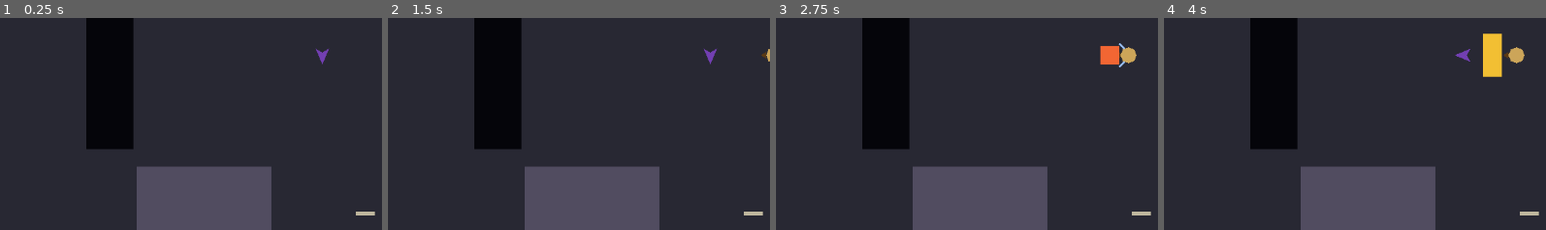
Above: before the commit, frames 1-4 (left to right).
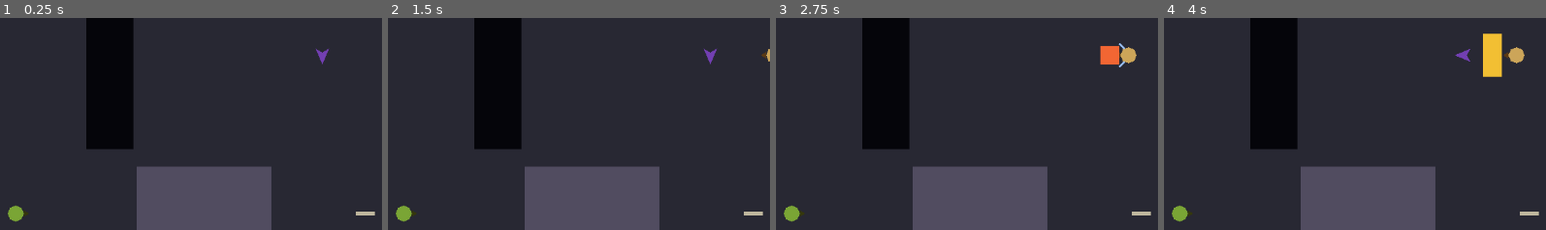
Above: after the commit, the same moments.

Repository: KrisUni/the-shattering
Game: Godot game, scene res://scenes/test_room.tscn
The game is run twice, just before and just after one commit, with the same random seed, the same clock (stepped at 60 frames per second) and the same inputs. Sound files missing from this copy of the repository are replaced by a short silence.
Inputs (mouse positions are % of the whole screen's width and height, from its top left):
- Up to frame 1 (0.25 s): no input
- Up to frame 2 (1.5 s): tap Enter at 0.5 s; move the mouse to (72, 45) at 0.52 s; hold D (move_right) 0.53-1.25 s; hold Right mouse button (attack_heavy) 0.53-1.25 s; tap F (jump) at 0.77, 1.07 s; click (72, 45) at 0.8 s; drag from (30, 55) to (35, 84) at 1.27 s
- Up to frame 3 (2.75 s): move the mouse to (60, 27) at 2.02 s; hold D (move_right) from 2.03 s (still down); hold Shift (block) from 2.03 s (still down); tap Space (roll) at 2.3 s
- Up to frame 4 (4 s): release D (move_right) at 2.75 s; release Shift (block) at 2.75 s; drag from (45, 70) to (52, 50) at 2.77 s; tap Space (roll) at 3.5 s; move the mouse to (80, 65) at 3.52 s; hold A (move_left) from 3.53 s (still down); hold Right mouse button (attack_heavy) from 3.53 s (still down); tap F (jump) at 3.6, 3.77 s
The pictures show only the part of the screen within x 8-58%, y 41-91%; the shares and areas given below are measured in that part.

The runs differ from the first frame. In frame 1, 0.3% of the frame differs, in the area x 2-8%, y 88-97%; in frame 2, 0.3%; in frame 3, 0.3%; in frame 4, 0.3%.

Commit message:
Add Noise and Sound hunters (#16)
Co-Authored-By: Claude Sonnet 5.5 <noreply@anthropic.com>
Claude-Session: https://claude.ai/code/session_01YRkCmsdvKeHdzHRz4dTRFM

Diff:
--- a/data/player_tuning.tres
+++ b/data/player_tuning.tres
@@ -39,3 +39,6 @@
 drop_hold_time = 0.5
 pickup_reach = 32.0
 death_pause = 2.0
+noise_sprint_radius = 160.0
+noise_roll_radius = 200.0
+noise_attack_radius = 260.0
--- /dev/null
+++ b/data/sound_hunter.tres
@@ -0,0 +1,50 @@
+[gd_resource type="Resource" script_class="EnemyTuning" format=3]
+
+[ext_resource type="Script" path="res://scripts/tuning/enemy_tuning.gd" id="1_tuning"]
+[ext_resource type="Script" path="res://scripts/tuning/attack_data.gd" id="2_attack"]
+
+[sub_resource type="Resource" id="Resource_attack"]
+script = ExtResource("2_attack")
+startup_frames = 30
+active_frames = 6
+recovery_frames = 40
+damage = 15.0
+
+[sub_resource type="Resource" id="Resource_low_attack"]
+script = ExtResource("2_attack")
+startup_frames = 24
+active_frames = 8
+recovery_frames = 36
+damage = 12.0
+
+[sub_resource type="Resource" id="Resource_unblockable_attack"]
+script = ExtResource("2_attack")
+startup_frames = 50
+active_frames = 6
+recovery_frames = 40
+damage = 35.0
+
+[resource]
+script = ExtResource("1_tuning")
+experience = 50
+health_maximum = 120.0
+move_speed = 70.0
+sight_arc_degrees = 90.0
+sight_length_full = 220.0
+sight_length_dark = 80.0
+attack_range = 40.0
+attack_reach = 42.0
+attack_pattern = Array[int]([0, 1, 0, 2])
+attack = SubResource("Resource_attack")
+low_attack_reach = 50.0
+low_attack = SubResource("Resource_low_attack")
+unblockable_attack_reach = 46.0
+unblockable_attack = SubResource("Resource_unblockable_attack")
+unblockable_flash_frames = 8
+stagger_capacity = 100.0
+stagger_drain_rate = 20.0
+stagger_drain_pause = 2.0
+break_frames = 120
+front_arc_degrees = 180.0
+behind_stagger = 15.0
+sound_hunter = true
--- a/scenes/almos/almos.gd
+++ b/scenes/almos/almos.gd
@@ -46,6 +46,23 @@
 var rolling: bool:
 	get:
 		return _state == State.ROLLING
+
+## How far from him, in pixels, a Sound hunter hears him in this physics frame: the largest of the
+## radii of what he is doing, 0 when he walks, stands, Blocks or Jumps with no attack. Sprinting,
+## a Roll and any attack under way (a swing, a Heavy attack charge, a Jump attack, a Critical hit)
+## each make Noise.
+var noise_radius: float:
+	get:
+		if _dead:
+			return 0.0
+		var radius := 0.0
+		if sprinting:
+			radius = maxf(radius, tuning.noise_sprint_radius)
+		if rolling:
+			radius = maxf(radius, tuning.noise_roll_radius)
+		if _attacks.committed:
+			radius = maxf(radius, tuning.noise_attack_radius)
+		return radius
 
 ## Whether Almos is sprinting.
 var sprinting: bool:
--- a/scenes/enemies/training_enemy.gd
+++ b/scenes/enemies/training_enemy.gd
@@ -19,6 +19,9 @@
 
 # What it is tinted while it is broken, so that the player can see it is open. Also a look.
 const BREAK_TINT := Color(0.4, 0.6, 1.0)
+
+# What a Sound hunter is tinted at rest, so that it can be told from the others. A look.
+const SOUND_HUNTER_TINT := Color(0.6, 1.0, 0.6)
 
 # The collision mask of the walls, which block its Sight: the "walls" layer, the first.
 const WALL_MASK := 1
@@ -157,7 +160,7 @@
 func _physics_process(_delta: float) -> void:
 	if not is_instance_valid(target):
 		return
-	if not _noticed and not _dead and _target_in_sight():
+	if not _noticed and not _dead and _target_noticed():
 		_noticed = true
 	# The Break runs for break_frames physics frames; it is free in the frame after the last.
 	if _broken and Engine.get_physics_frames() >= _break_end_frame:
@@ -180,6 +183,19 @@
 
 func _to_target() -> Vector2:
 	return target.global_position - global_position
+
+
+# Whether it notices the target now: a Sound hunter by the Noise he makes, any other enemy by Sight.
+func _target_noticed() -> bool:
+	if tuning.sound_hunter:
+		return _target_in_earshot()
+	return _target_in_sight()
+
+
+# Whether the target makes Noise that reaches it now, through walls.
+func _target_in_earshot() -> bool:
+	var radius: Variant = target.get(&"noise_radius")
+	return radius != null and float(radius) > 0.0 and _to_target().length() <= float(radius)
 
 
 # Whether the target is in its Sight now: inside the cone, as long as the light at the target
@@ -245,7 +261,7 @@
 	elif winding_up:
 		modulate = _wind_up_tint()
 	else:
-		modulate = Color.WHITE
+		modulate = SOUND_HUNTER_TINT if tuning.sound_hunter else Color.WHITE
 
 
 # The tint of the wind-up of the attack it is making: an Unblockable attack's flashes white
--- a/scenes/test_room.tscn
+++ b/scenes/test_room.tscn
@@ -5,6 +5,7 @@
 [ext_resource type="Script" path="res://scenes/hud/health_bar.gd" id="3_health_bar"]
 [ext_resource type="Script" path="res://scenes/test_room.gd" id="4_room"]
 [ext_resource type="PackedScene" path="res://scenes/enemies/training_enemy.tscn" id="5_enemy"]
+[ext_resource type="Resource" path="res://data/sound_hunter.tres" id="18_sound_hunter"]
 [ext_resource type="PackedScene" path="res://scenes/world/gap.tscn" id="6_gap"]
 [ext_resource type="PackedScene" path="res://scenes/world/ledge.tscn" id="7_ledge"]
 [ext_resource type="Script" path="res://scenes/hud/experience_label.gd" id="8_experience_label"]
@@ -113,6 +114,12 @@
 target = NodePath("../Almos")
 post_facing = Vector2(-1, 0)
 
+[node name="SoundHunter" parent="." node_paths=PackedStringArray("target") instance=ExtResource("5_enemy")]
+position = Vector2(120, 560)
+tuning = ExtResource("18_sound_hunter")
+target = NodePath("../Almos")
+post_facing = Vector2(1, 0)
+
 [node name="Hud" type="CanvasLayer" parent="."]
 
 [node name="StaminaBar" type="ProgressBar" parent="Hud" node_paths=PackedStringArray("stamina")]
--- a/scripts/tuning/enemy_tuning.gd
+++ b/scripts/tuning/enemy_tuning.gd
@@ -38,6 +38,10 @@
 ## How far, in pixels, its Sight reaches when Almos stands in the dark (a light value of 0). It
 ## is no longer than sight_length_full; in between, the length follows the light value.
 @export var sight_length_dark: float
+
+## Whether it is a Sound hunter: it notices Almos by the Noise he makes, and never by Sight.
+## Any other enemy ignores Noise.
+@export var sound_hunter := false
 
 ## How close to its target, in pixels, it stops walking and attacks.
 @export var attack_range: float
--- a/scripts/tuning/player_tuning.gd
+++ b/scripts/tuning/player_tuning.gd
@@ -133,3 +133,14 @@
 ## last Checkpoint. He takes no input and cannot be hit all that time. A time that is not a
 ## whole number of physics frames lasts until the next whole frame.
 @export var death_pause: float
+
+## How far from Almos, in pixels, a Sound hunter hears him while he Sprints. Walking, standing,
+## Blocking and a Jump on its own make no Noise.
+@export var noise_sprint_radius: float
+
+## How far, in pixels, a Sound hunter hears him while he Rolls.
+@export var noise_roll_radius: float
+
+## How far, in pixels, a Sound hunter hears him while any attack of his is under way: a swing, a
+## Heavy attack charge, a Jump attack or a Critical hit.
+@export var noise_attack_radius: float
--- /dev/null
+++ b/test/test_almos_noise.gd
@@ -0,0 +1,127 @@
+extends GutTest
+## The Noise Almos makes, read from the real Almos and driven by Input actions: Sprinting,
+## Rolling and any attack of his make Noise of a tuned radius, and walking, standing, Blocking
+## and a Jump on its own make none. Every number is read from the tuning data file.
+
+const AlmosInput := preload("res://test/helpers/almos_input.gd")
+
+# In physics frames. The most a wait for a state may take.
+const WAIT_LIMIT := 120
+const TAP_FRAMES := 3
+
+var _almos_input: AlmosInput
+var _almos
+var _tuning: PlayerTuning
+
+
+func before_each() -> void:
+	await get_tree().process_frame
+	_almos_input = AlmosInput.new(self)
+	_almos = _almos_input.spawn_almos()
+	_tuning = load(AlmosInput.TUNING_PATH) as PlayerTuning
+
+
+func after_each() -> void:
+	_almos_input.release_everything()
+
+
+func test_the_tuned_noise_radii_are_positive() -> void:
+	assert_gt(_tuning.noise_sprint_radius, 0.0)
+	assert_gt(_tuning.noise_roll_radius, 0.0)
+	assert_gt(_tuning.noise_attack_radius, 0.0)
+
+
+func test_standing_makes_no_noise() -> void:
+	await wait_physics_frames(AlmosInput.SETTLE_FRAMES)
+
+	assert_eq(_almos.noise_radius, 0.0)
+
+
+func test_walking_makes_no_noise() -> void:
+	_almos_input.press_action(&"move_right")
+	await wait_physics_frames(AlmosInput.SETTLE_FRAMES)
+
+	assert_gt(_almos.velocity.length(), 0.0, "he should be walking")
+	assert_false(_almos.sprinting)
+	assert_eq(_almos.noise_radius, 0.0)
+
+
+func test_blocking_makes_no_noise() -> void:
+	_almos_input.press_action(&"block")
+	await wait_physics_frames(AlmosInput.SETTLE_FRAMES)
+
+	assert_true(_almos.blocking, "he should be blocking")
+	assert_eq(_almos.noise_radius, 0.0)
+
+
+func test_a_jump_on_its_own_makes_no_noise() -> void:
+	_almos_input.press_action(&"jump")
+	await wait_physics_frames(TAP_FRAMES)
+	_almos_input.release_action(&"jump")
+
+	assert_true(_almos.airborne, "he should be in the air")
+	assert_eq(_almos.noise_radius, 0.0)
+
+
+func test_sprinting_makes_the_sprint_noise() -> void:
+	_almos_input.press_action(&"move_right")
+	_almos_input.press_action(&"roll")
+	await _wait_until(func() -> bool: return _almos.sprinting)
+
+	assert_true(_almos.sprinting, "he should be sprinting")
+	assert_eq(_almos.noise_radius, _tuning.noise_sprint_radius)
+
+
+func test_rolling_makes_the_roll_noise_and_it_ends_with_the_roll() -> void:
+	_almos_input.press_action(&"move_right")
+	_almos_input.press_action(&"roll")
+	await wait_physics_frames(TAP_FRAMES)
+	_almos_input.release_action(&"roll")
+	await wait_physics_frames(AlmosInput.SETTLE_FRAMES)
+	assert_true(_almos.rolling, "he should be rolling")
+	assert_eq(_almos.noise_radius, _tuning.noise_roll_radius)
+
+	_almos_input.release_action(&"move_right")
+	await _wait_until(func() -> bool: return not _almos.rolling)
+	await wait_physics_frames(AlmosInput.SETTLE_FRAMES)
+
+	assert_eq(_almos.noise_radius, 0.0, "once the Roll is over he is silent again")
+
+
+func test_a_swing_makes_the_attack_noise_and_it_ends_with_the_swing() -> void:
+	_almos_input.press_action(&"attack_light")
+	await wait_physics_frames(TAP_FRAMES)
+	_almos_input.release_action(&"attack_light")
+	assert_true(_almos.attacking, "he should be swinging")
+	assert_eq(_almos.noise_radius, _tuning.noise_attack_radius)
+
+	await _wait_until(func() -> bool: return not _almos.attacking)
+
+	assert_eq(_almos.noise_radius, 0.0, "once the swing is over he is silent again")
+
+
+func test_charging_a_heavy_attack_makes_the_attack_noise() -> void:
+	_almos_input.press_action(&"attack_heavy")
+	await wait_physics_frames(AlmosInput.SETTLE_FRAMES)
+
+	assert_true(_almos.charging, "he should be charging")
+	assert_eq(_almos.noise_radius, _tuning.noise_attack_radius)
+
+
+func test_a_jump_attack_makes_the_attack_noise() -> void:
+	_almos_input.press_action(&"jump")
+	await wait_physics_frames(TAP_FRAMES)
+	_almos_input.release_action(&"jump")
+	_almos_input.press_action(&"attack_heavy")
+	await wait_physics_frames(TAP_FRAMES)
+	_almos_input.release_action(&"attack_heavy")
+
+	assert_true(_almos.jump_attacking, "he should be making a Jump attack")
+	assert_eq(_almos.noise_radius, _tuning.noise_attack_radius)
+
+
+func _wait_until(done: Callable) -> void:
+	for i in WAIT_LIMIT:
+		if done.call():
+			return
+		await get_tree().physics_frame
--- a/test/test_death.gd
+++ b/test/test_death.gd
@@ -1199,11 +1199,20 @@
 	add_child_autofree(enemy)
 
 
+# These tests count the enemies the room comes with, which they take to be the one Training
+# enemy, so the Sound hunter placed in the room is taken out before the room starts.
+func _drop_the_sound_hunter(room: Node) -> void:
+	var hunter := room.get_node("SoundHunter")
+	room.remove_child(hunter)
+	hunter.free()
+
+
 # The test room as shipped. The test frees it.
 func _spawn_room() -> Node:
 	var scene := load(TEST_ROOM_PATH) as PackedScene
 	assert_not_null(scene, "the test room scene should load")
 	var room := scene.instantiate()
+	_drop_the_sound_hunter(room)
 	add_child_autofree(room)
 	return room
 
@@ -1216,6 +1225,7 @@
 	assert_not_null(scene, "the test room scene should load")
 	assert_not_null(enemy_scene, "the training enemy scene should load")
 	var room := scene.instantiate()
+	_drop_the_sound_hunter(room)
 	var named := enemy_scene.instantiate()
 	named.name = "NamedEnemy"
 	named.named = true
--- a/test/test_resting.gd
+++ b/test/test_resting.gd
@@ -609,11 +609,20 @@
 	return tuning
 
 
+# These tests count the enemies the room comes with, which they take to be the one Training
+# enemy, so the Sound hunter placed in the room is taken out before the room starts.
+func _drop_the_sound_hunter(room: Node) -> void:
+	var hunter := room.get_node("SoundHunter")
+	room.remove_child(hunter)
+	hunter.free()
+
+
 # The test room as shipped. The test frees it.
 func _spawn_room() -> Node:
 	var scene := load(TEST_ROOM_PATH) as PackedScene
 	assert_not_null(scene, "the test room scene should load")
 	var room := scene.instantiate()
+	_drop_the_sound_hunter(room)
 	add_child_autofree(room)
 	return room
 
@@ -626,6 +635,7 @@
 	assert_not_null(scene, "the test room scene should load")
 	assert_not_null(enemy_scene, "the training enemy scene should load")
 	var room := scene.instantiate()
+	_drop_the_sound_hunter(room)
 	var named := enemy_scene.instantiate()
 	named.name = "NamedEnemy"
 	named.named = true
--- /dev/null
+++ b/test/test_sound_hunter.gd
@@ -0,0 +1,199 @@
+extends GutTest
+## The Sound hunter in the test room with the real Almos and the shipped tuning, driven by Input
+## actions: it notices the Noise Almos makes within the radius of it, through walls, and never
+## notices by Sight; a Sight enemy ignores Noise. Every distance is worked from the tuning.
+
+const AlmosInput := preload("res://test/helpers/almos_input.gd")
+
+const TEST_ROOM_PATH := "res://scenes/test_room.tscn"
+const PLAYER_TUNING_PATH := AlmosInput.TUNING_PATH
+const ENEMY_TUNING_PATH := "res://data/training_enemy.tres"
+const HUNTER_TUNING_PATH := "res://data/sound_hunter.tres"
+# In physics frames. How long a case that should stay unnoticed is watched for.
+const WATCH_FRAMES := 30
+const TAP_FRAMES := 3
+# In pixels. How far past the edge of a radius Almos stands, to be clearly out of it.
+const BEYOND_MARGIN := 40.0
+# In pixels. Where the hunter stands, in the open and clear of the walls.
+const HUNTER_AT := Vector2(700.0, 324.0)
+const WALL_THICKNESS := 8.0
+const WALL_HEIGHT := 200.0
+const FAR_AWAY := Vector2(-10000.0, -10000.0)
+# In pixels. Clearance around the things the hunter must stay clear of in the test room.
+const CLEARANCE := 8.0
+
+var _almos_input: AlmosInput
+var _player: PlayerTuning
+var _hunter_tuning: EnemyTuning
+
+
+func before_each() -> void:
+	await get_tree().process_frame
+	_almos_input = AlmosInput.new(self)
+	_player = load(PLAYER_TUNING_PATH) as PlayerTuning
+	_hunter_tuning = load(HUNTER_TUNING_PATH) as EnemyTuning
+
+
+func after_each() -> void:
+	_almos_input.release_everything()
+
+
+func test_the_sound_hunter_data_is_a_sound_hunter_and_the_training_enemy_is_not() -> void:
+	assert_true(_hunter_tuning.sound_hunter)
+	assert_false((load(ENEMY_TUNING_PATH) as EnemyTuning).sound_hunter)
+
+
+func test_the_test_room_has_a_sound_hunter_clear_of_the_pickups_the_checkpoint_and_the_other_enemys_sight() -> void:
+	var room := (load(TEST_ROOM_PATH) as PackedScene).instantiate()
+	add_child_autofree(room)
+	var hunter := room.get_node("SoundHunter") as Node2D
+	assert_eq(hunter.tuning, _hunter_tuning, "it uses the Sound hunter data")
+	assert_eq(hunter.target, room.get_node("Almos"), "it goes after Almos")
+	var at := hunter.global_position
+	var sight := (load(ENEMY_TUNING_PATH) as EnemyTuning).sight_length_full
+	assert_gt(at.distance_to(room.get_node("TrainingEnemy").global_position), sight + CLEARANCE, "against the other enemy's Sight")
+	assert_gt(at.distance_to(room.get_node("Checkpoint").global_position), CLEARANCE * 4.0, "from the Checkpoint")
+	for node in room.get_children():
+		if node is Node2D and String(node.name).ends_with("Pickup"):
+			assert_gt(at.distance_to(node.global_position), CLEARANCE * 4.0, "from %s" % node.name)
+
+
+func test_sprinting_within_the_radius_is_noticed_but_beyond_it_is_not() -> void:
+	var radius := _player.noise_sprint_radius
+	var near := _case(HUNTER_AT + Vector2.RIGHT * radius * 0.5)
+	# Towards the hunter, so that he is still inside the radius when the Sprint begins, however
+	# far he walks while the button is held to the threshold.
+	_almos_input.press_action(&"move_left")
+	_almos_input.press_action(&"roll")
+	await _watch(WATCH_FRAMES)
+	assert_true(near.hunter.noticed, "within the radius it hears the Sprint")
+	await _retire(near)
+
+	var far := _case(HUNTER_AT + Vector2.RIGHT * (radius + BEYOND_MARGIN))
+	_almos_input.press_action(&"move_right")
+	_almos_input.press_action(&"roll")
+	await _watch(WATCH_FRAMES)
+	assert_false(far.hunter.noticed, "beyond the radius it does not")
+
+
+func test_rolling_within_the_radius_is_noticed_but_beyond_it_is_not() -> void:
+	var radius := _player.noise_roll_radius
+	var near := _case(HUNTER_AT + Vector2.RIGHT * radius * 0.5)
+	await _tap_roll_away()
+	assert_true(near.hunter.noticed, "within the radius it hears the Roll")
+	await _retire(near)
+
+	var far := _case(HUNTER_AT + Vector2.RIGHT * (radius + BEYOND_MARGIN))
+	await _tap_roll_away()
+	assert_false(far.hunter.noticed, "beyond the radius it does not")
+
+
+func test_fighting_within_the_radius_is_noticed_but_beyond_it_is_not() -> void:
+	var radius := _player.noise_attack_radius
+	var near := _case(HUNTER_AT + Vector2.RIGHT * radius * 0.5)
+	await _swing()
+	assert_true(near.hunter.noticed, "within the radius it hears the fight")
+	await _retire(near)
+
+	var far := _case(HUNTER_AT + Vector2.RIGHT * (radius + BEYOND_MARGIN))
+	await _swing()
+	assert_false(far.hunter.noticed, "beyond the radius it does not")
+
+
+func test_noise_is_heard_through_a_wall() -> void:
+	var radius := _player.noise_attack_radius
+	var walled := _case(HUNTER_AT + Vector2.RIGHT * radius * 0.5)
+	_wall_in(walled.room, HUNTER_AT + Vector2.RIGHT * radius * 0.25)
+
+	await _swing()
+
+	assert_true(walled.hunter.noticed, "a wall does not stop Noise")
+
+
+func test_almos_walking_or_standing_right_behind_it_is_not_noticed() -> void:
+	var behind := _case(HUNTER_AT + Vector2.RIGHT * 30.0)
+	await _watch(WATCH_FRAMES)
+	assert_false(behind.hunter.noticed, "standing")
+
+	_almos_input.press_action(&"move_right")
+	await _watch(WATCH_FRAMES)
+	assert_false(behind.hunter.noticed, "walking")
+
+
+func test_almos_walking_or_standing_in_front_of_it_in_the_light_is_not_noticed() -> void:
+	var sight := (load(ENEMY_TUNING_PATH) as EnemyTuning).sight_length_full
+	var front := _case(HUNTER_AT + Vector2.LEFT * sight * 0.25)
+	front.hunter.post_facing = Vector2.LEFT
+	await _watch(WATCH_FRAMES)
+	assert_false(front.hunter.noticed, "standing")
+
+	_almos_input.press_action(&"move_left")
+	await _watch(WATCH_FRAMES)
+	assert_false(front.hunter.noticed, "walking")
+
+
+func test_a_sight_enemy_facing_away_ignores_the_noise_behind_it() -> void:
+	var room := _case(HUNTER_AT + Vector2.RIGHT * 30.0)
+	var enemy := room.room.get_node("TrainingEnemy") as Node2D
+	enemy.position = HUNTER_AT
+	enemy.post_facing = Vector2.LEFT
+	room.hunter.position = FAR_AWAY
+
+	await _swing()
+
+	assert_false(enemy.noticed, "Noise means nothing to Sight")
+
+
+# A test room with Almos here, the Sound hunter at its post facing left and the Sight enemy far
+# away.
+func _case(almos_at: Vector2) -> Dictionary:
+	var room := (load(TEST_ROOM_PATH) as PackedScene).instantiate()
+	var almos := room.get_node("Almos") as Node2D
+	var hunter := room.get_node("SoundHunter")
+	almos.position = almos_at
+	hunter.position = HUNTER_AT
+	hunter.post_facing = Vector2.LEFT
+	room.get_node("TrainingEnemy").position = FAR_AWAY
+	add_child_autofree(room)
+	return {"room": room, "almos": almos, "hunter": hunter}
+
+
+func _tap_roll_away() -> void:
+	_almos_input.press_action(&"move_right")
+	_almos_input.press_action(&"roll")
+	await _watch(TAP_FRAMES)
+	_almos_input.release_action(&"roll")
+	await _watch(WATCH_FRAMES)
+	_almos_input.release_action(&"move_right")
+
+
+func _swing() -> void:
+	_almos_input.press_action(&"attack_light")
+	await _watch(TAP_FRAMES)
+	_almos_input.release_action(&"attack_light")
+	await _watch(WATCH_FRAMES)
+
+
+func _wall_in(room: Node, at: Vector2) -> void:
+	var wall := StaticBody2D.new()
+	wall.collision_layer = 1
+	var shape := CollisionShape2D.new()
+	var rectangle := RectangleShape2D.new()
+	rectangle.size = Vector2(WALL_THICKNESS, WALL_HEIGHT)
+	shape.shape = rectangle
+	wall.add_child(shape)
+	wall.position = at
+	room.add_child(wall)
+
+
+func _retire(room_case: Dictionary) -> void:
+	# Let go of every button and let a frame pass, so that the next case starts with none held.
+	_almos_input.release_everything()
+	room_case.room.queue_free()
+	await get_tree().physics_frame
+	await get_tree().physics_frame
+
+
+func _watch(frames: int) -> void:
+	for i in frames:
+		await get_tree().physics_frame
Not shown, added: test/test_almos_noise.gd.uid
Not shown, added: test/test_sound_hunter.gd.uid
